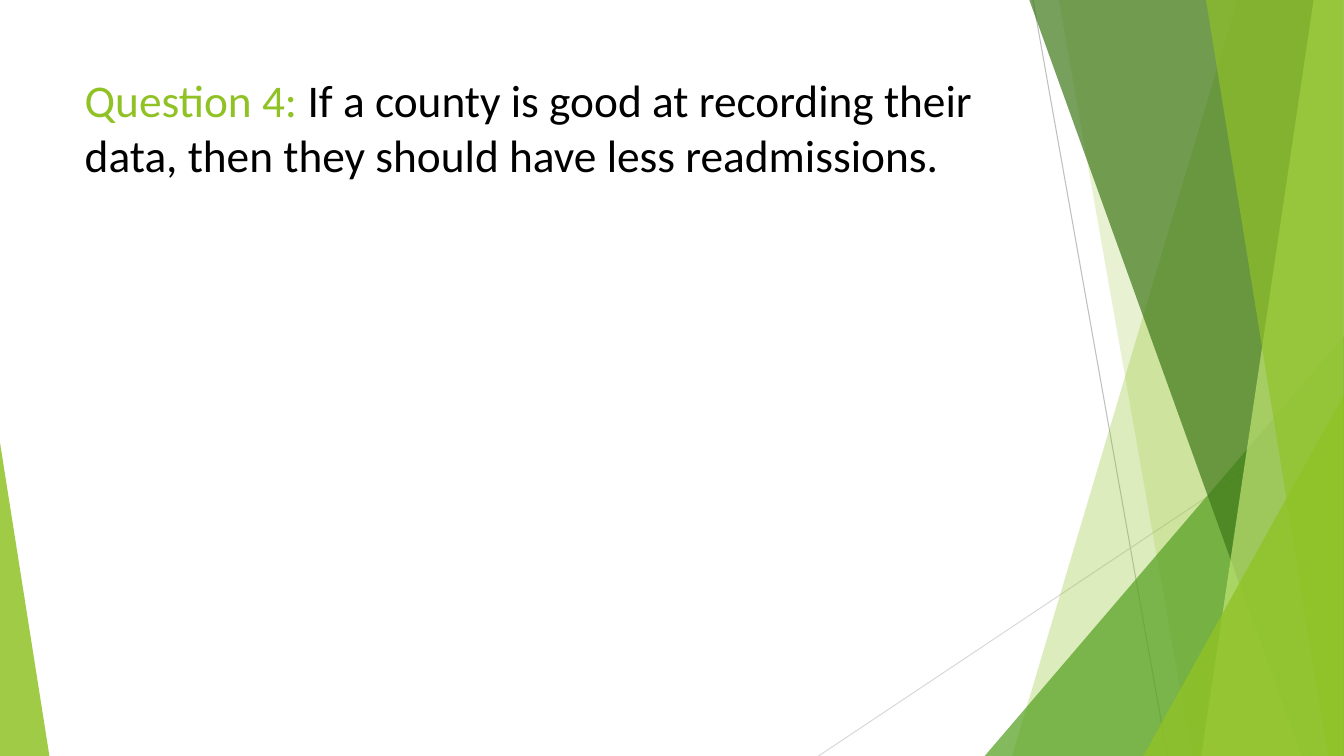
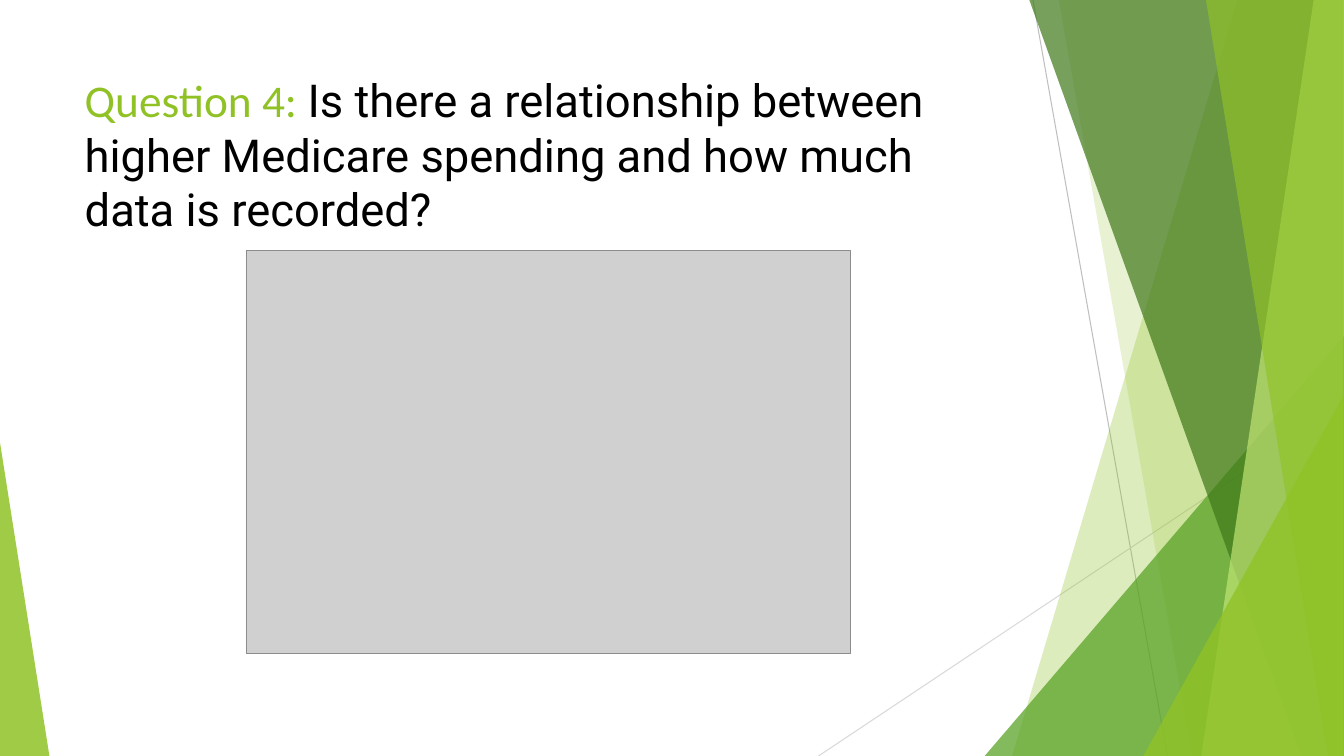
Before and after one commit to TedMur/SnakeBait, a slide deck: slide 10 of SnakeBitePresentation.pptx. Drawn at 1344x756 pixels with LibreOffice and Linux fonts; fonts in the diff are those of the drawing; grey boxes stand for pictures. Boxes give left, top, right and bottom in pixels: in the first picture for what was removed or moved away, otherwise in the second. Text is boxed around its words. In the diff, an @@ line names an element or a change of style, - is before the commit and + after.

```diff
--- a/SnakeBitePresentation.pptx
+++ b/SnakeBitePresentation.pptx
@@ title at box(85, 83, 924, 227): text changed; font Calibri to Roboto @@
-Question 4: If a county is good at recording their data, then they should have less readmissions.
+Question 4: Is there a relationship between higher Medicare spending and how much data is recorded?
@@ picture added at box(246, 250, 851, 653) @@
```
Also in this commit, not shown: 1 other slide changed, 2 other files.
